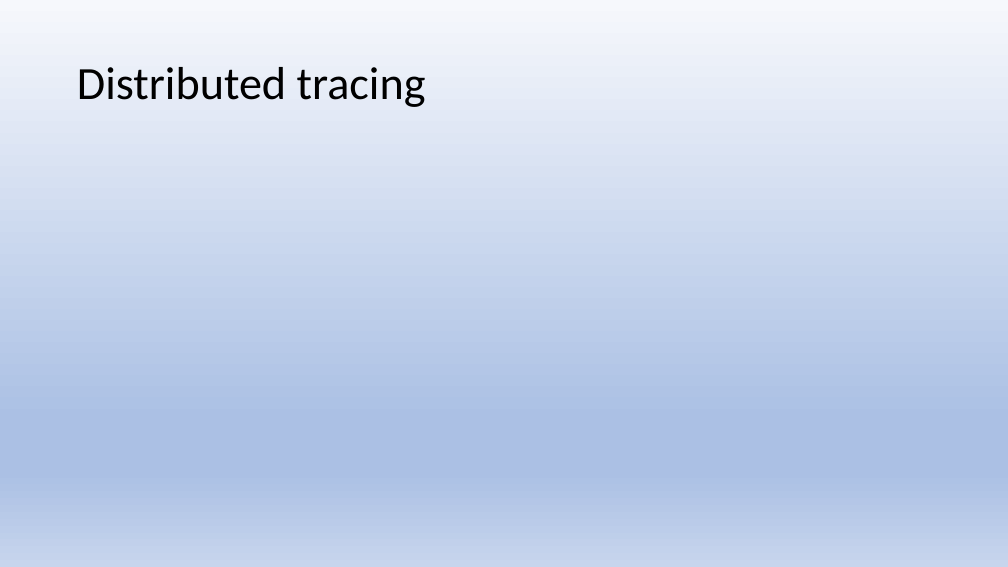
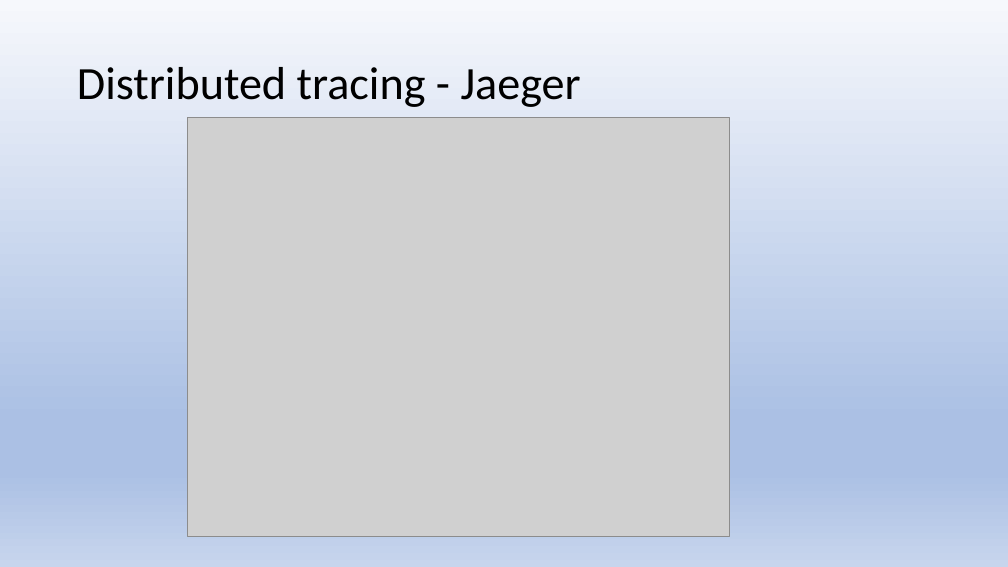
Before and after one commit to Islandskiy/observability, a slide deck: slide 9 of observability.pptx. Drawn at 1008x567 pixels with LibreOffice and Linux fonts; fonts in the diff are those of the drawing; grey boxes stand for pictures. Boxes give left, top, right and bottom in pixels: in the first picture for what was removed or moved away, otherwise in the second. Text is boxed around its words. In the diff, an @@ line names an element or a change of style, - is before the commit and + after.

```diff
--- a/observability.pptx
+++ b/observability.pptx
@@ title at (77,67,581,107): text changed @@
-Distributed tracing
+Distributed tracing - Jaeger
@@ picture added at (188,117,730,537) @@
```
Also in this commit, not shown: 7 other slides changed, 6 slides added, 2 slides removed, 12 other files.
